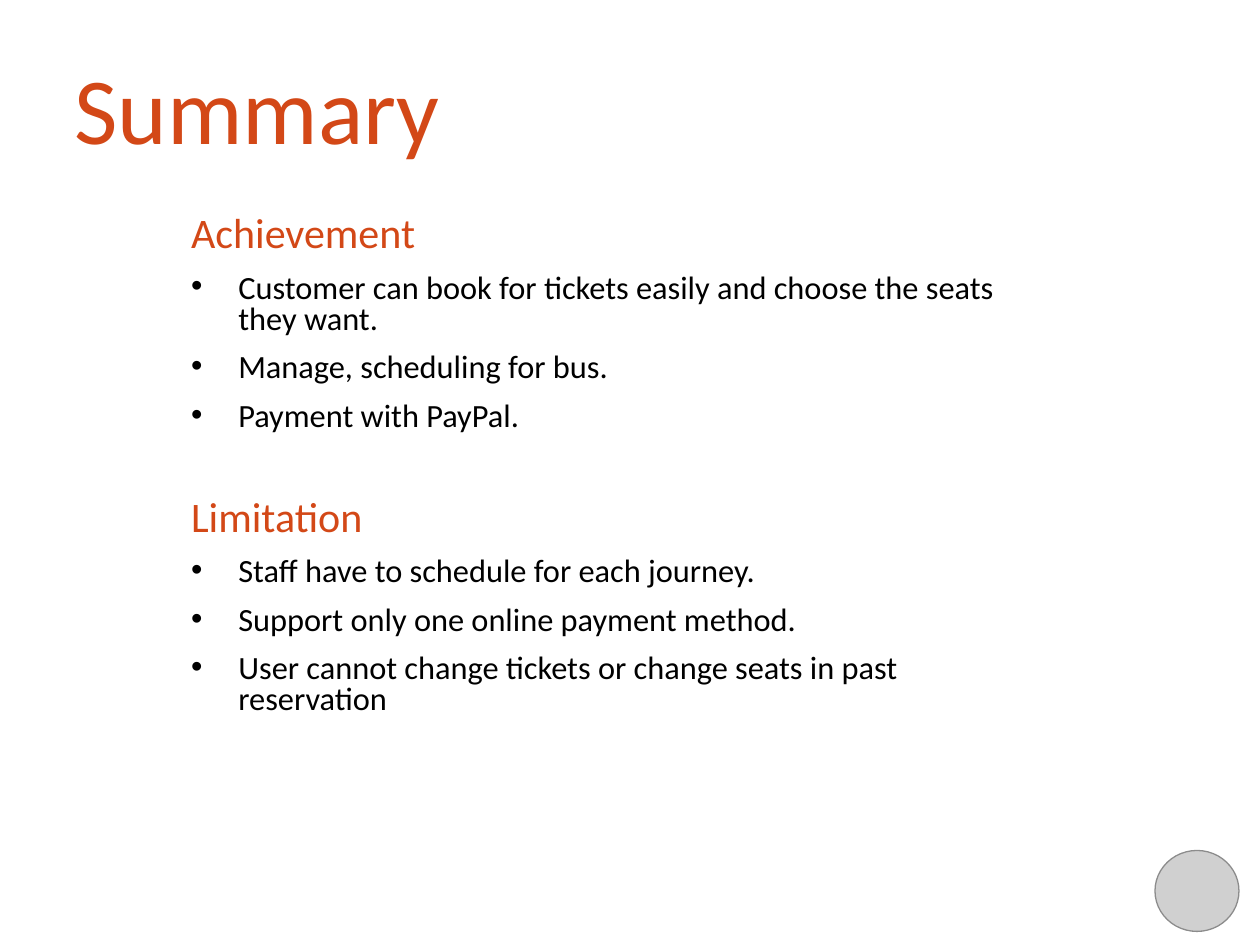
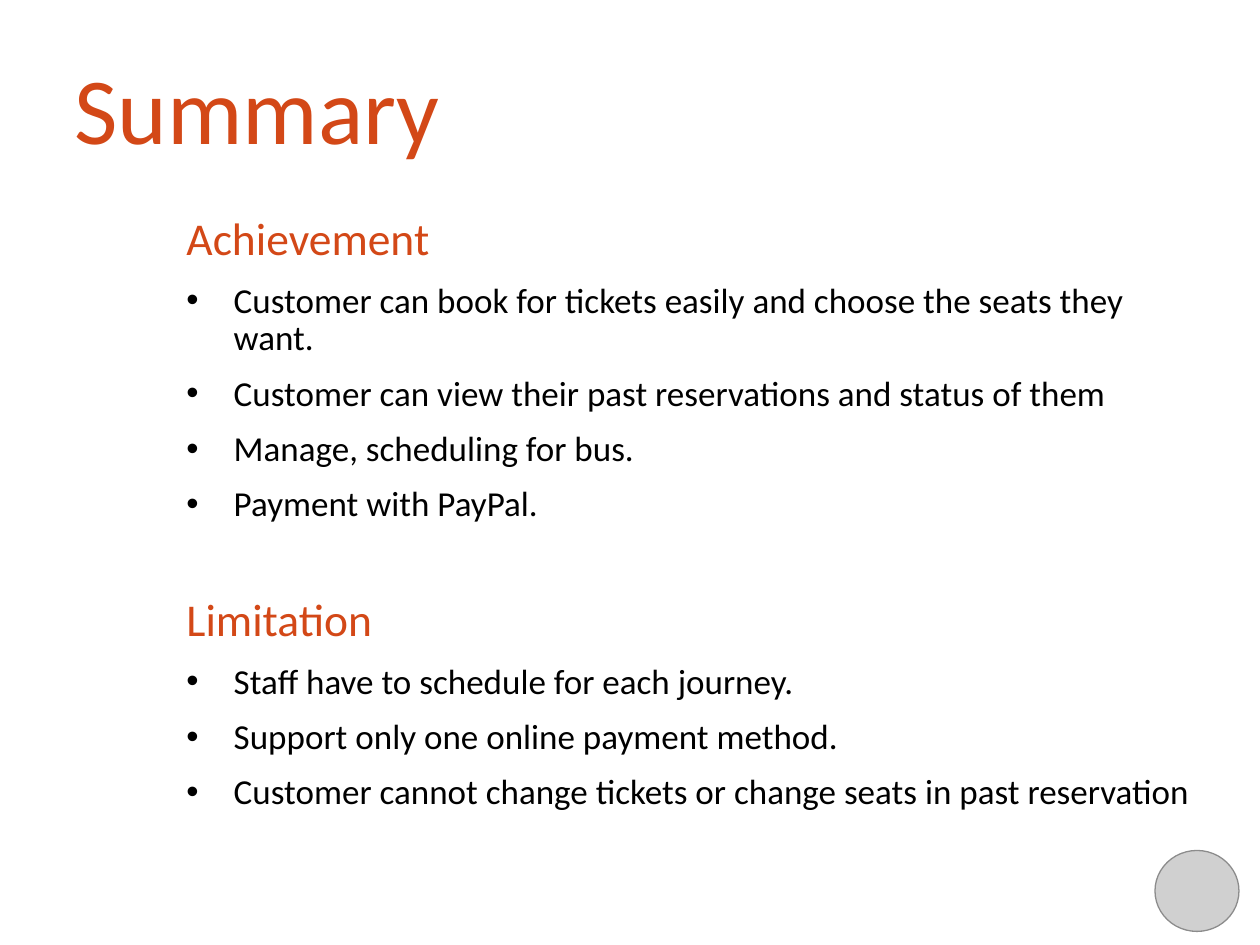
Before and after one commit to khalifandiaye/bus-reservation, a slide deck: slide 19 of WIP/Document/Project Report/Project-Agenda-Team04.pptx (slide 18 before the commit). Drawn at 1260x945 pixels with LibreOffice and Linux fonts; fonts in the diff are those of the drawing; grey boxes stand for pictures; background and template pictures are left out. Boxes give left, top, right and bottom in pixels: in the first picture for what was removed or moved away, otherwise in the second. Text is boxed around its words. In the diff, an @@ line names an element or a change of style, - is before the commit and + after.

```diff
--- a/WIP/Document/Project Report/Project-Agenda-Team04.pptx
+++ b/WIP/Document/Project Report/Project-Agenda-Team04.pptx
@@ subtitle at box(186, 223, 1123, 755): size 24.1 to 26 pt in "Achievement", "Limitation"; size 18.5 to 20 pt in "Customer can book for tickets easily and ...", "Manage, scheduling for bus.", "Payment with PayPal.", "Staff have to schedule for each journey." and 1 more places; line spacing 0.8 to 0.9 @@
@@ subtitle at box(234, 381, 1105, 412): paragraph added @@
+• Customer can view their past reservations and status of them
@@ subtitle at box(234, 779, 1189, 810): text changed; size 18.5 to 20 pt @@
-• User cannot change tickets or change seats in past reservation
+• Customer cannot change tickets or change seats in past reservation
```
Also in this commit, not shown: 11 other slides changed, 1 slide added, 1 other file.
